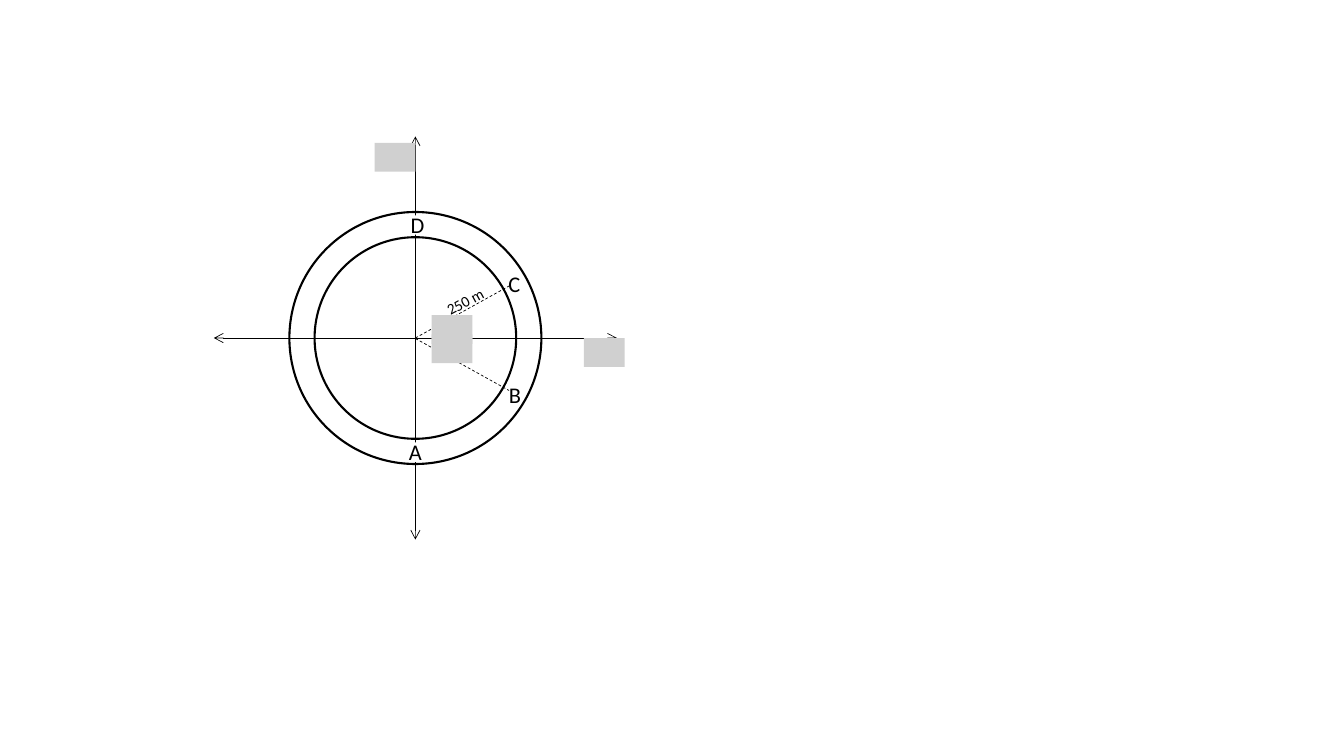
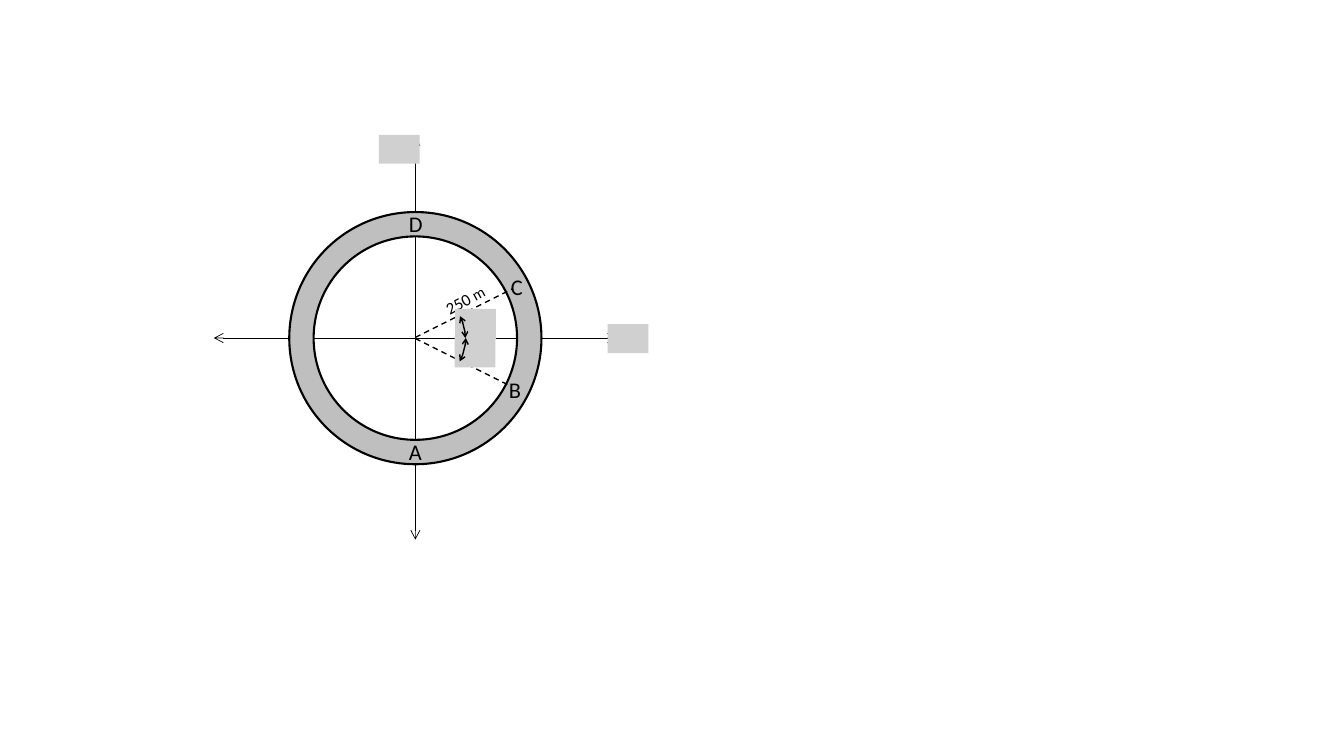
Before and after one commit to RichmondPhysics/131, a slide deck: slide 1 of StudentGuideModule1/vectors/vectors_fig_new.pptx. Drawn at 1344x756 pixels with LibreOffice and Linux fonts; fonts in the diff are those of the drawing; grey boxes stand for pictures. Boxes give left, top, right and bottom in pixels: in the first picture for what was removed or moved away, otherwise in the second. Text is boxed around its words. In the diff, an @@ line names an element or a change of style, - is before the commit and + after.

```diff
--- a/StudentGuideModule1/vectors/vectors_fig_new.pptx
+++ b/StudentGuideModule1/vectors/vectors_fig_new.pptx
@@ picture: place and size @@
-picture at (375,143,415,172)
+picture at (379,135,419,164)
@@ ellipse removed at (289,212,541,464) @@
@@ donut added at (289,212,541,464), fill #BFBFBF, outline #000000 1.5 pt @@
@@ ellipse removed at (315,237,516,439) @@
@@ rectangle removed at (409,216,422,235) @@
@@ text "250 m" at (450,290,487,320): size 11 to 12 pt in "250" @@
@@ arc (boxed as its full ellipse) added at (364,289,465,389), outline #000000 1 pt @@
@@ arc (boxed as its full ellipse) added at (365,288,466,388), outline #000000 1 pt @@
@@ line moved from (415, 338) - (509, 286) to (415, 338) - (512, 289) @@
@@ line (415, 338) - (512, 289): stroke #000000 0.5 pt dashed to #000000 1 pt dashed @@
@@ picture removed at (432,316,472,345) @@
@@ picture added at (456,310,496,340) @@
@@ picture added at (608,325,648,354) @@
@@ line moved from (415, 339) - (509, 390) to (415, 339) - (509, 385) @@
@@ line (415, 339) - (509, 385): stroke #000000 0.5 pt dashed to #000000 1 pt dashed @@
@@ picture: place and size @@
-picture at (432,335,472,364)
+picture at (455,337,495,367)
@@ picture removed at (584,338,624,367) @@
@@ text "B": place and size @@
-text "B" at (509,388,521,409)
+text "B" at (509,379,521,398)
@@ rectangle removed at (408,443,421,462) @@
```
Also in this commit, not shown: 1 slide added, 3 other files.
